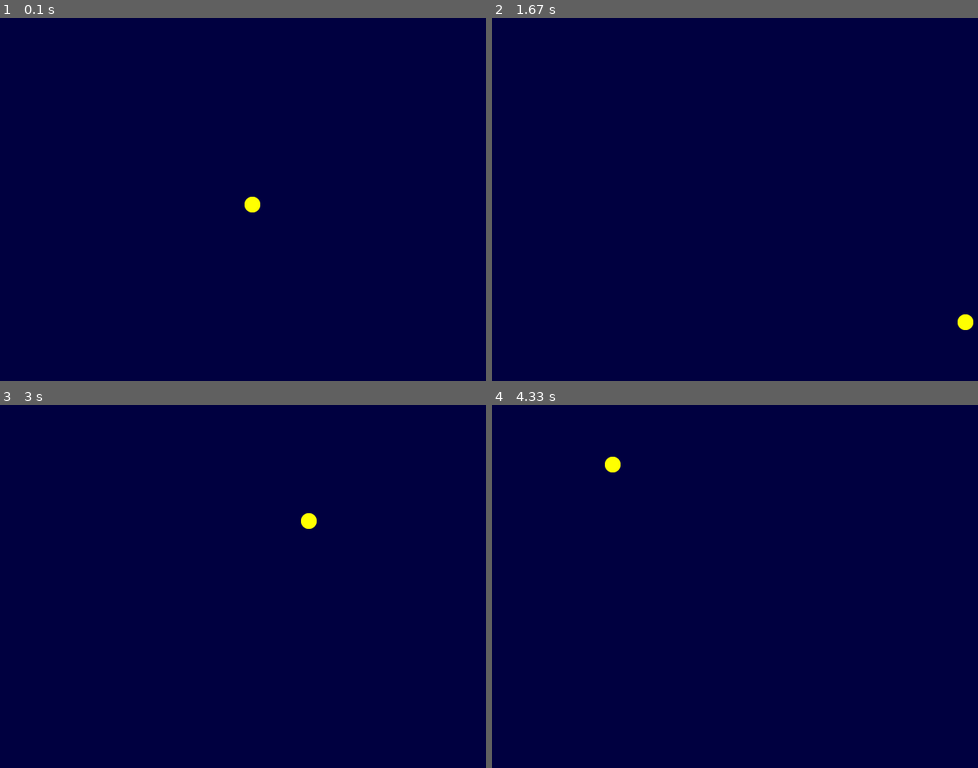
Above: before the commit, frames 1-4 (two rows, left to right).
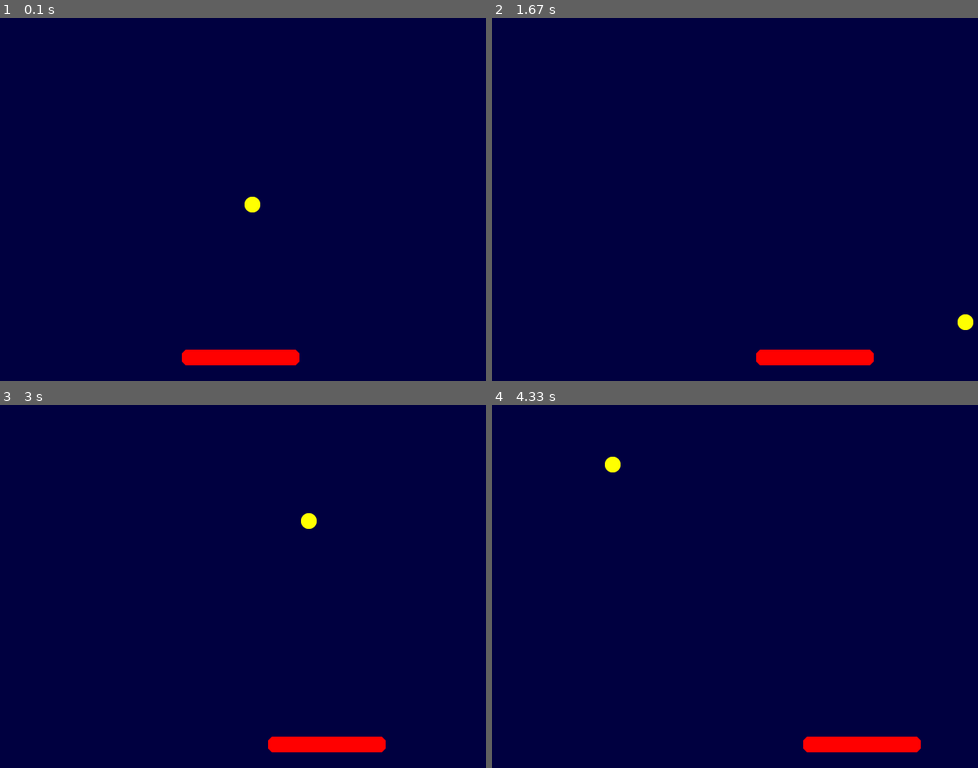
Above: after the commit, the same moments.

Repository: NeasakaSolutions/Pygame
Game: pygame game, started from Curso/C04.py
The game is run twice, just before and just after one commit, with the same random seed, the same clock (stepped at 60 frames per second) and the same inputs.
Inputs:
- Up to frame 1 (0.1 s): no input
- Up to frame 2 (1.67 s): hold Right 0.33-0.8 s; hold Right 0.83-1.3 s; hold Left from 1.33 s (still down)
- Up to frame 3 (3 s): release Left at 1.87 s; hold Left 1.9-2.3 s; hold Right 2.33-2.97 s
- Up to frame 4 (4.33 s): hold Left 3-3.47 s; hold Right 3.5-3.97 s; hold Right from 4 s (still down)

The runs differ from the first frame. In frame 1, 1.0% of the frame differs, in the area x 37-62%, y 91-96%; in frame 2, 1.0%; in frame 3, 1.0%; in frame 4, 1.0%.

Commit message:
Se actualizaron las notas con los nuevos eventos y se agrego el comportamiento de la paleta

Diff:
--- a/Curso/C04.py
+++ b/Curso/C04.py
@@ -20,6 +20,7 @@
     # Funcion constructor
     def __init__(self):
         '''Contructor que recibe al constructor padre.'''
+
         pygame.sprite.Sprite.__init__(self)
         # Carga de la imagen:
         self.image = pygame.image.load('Curso/Imagenes/bolita.png')
@@ -48,15 +49,50 @@
         # Mover con base a posicion actual y velocidad
         self.rect.move_ip(self.speed)
 
+# Creacion de la bola
+class Paleta(pygame.sprite.Sprite):
+    '''Clase para la manipulacion de la paleta'''
+
+    # Funcion constructor
+    def __init__(self):
+        '''Contructor que recibe al constructor padre.'''
+
+        pygame.sprite.Sprite.__init__(self)
+        # Carga de la imagen:
+        self.image = pygame.image.load('Curso/Imagenes/paleta.png')
+        # Obtener el rectangulo de la imagen:
+        self.rect = self.image.get_rect()
+        # Posicion inicial centrada en la pantalla en x:
+        self.rect.midbottom = (ancho / 2, alto - 20)
+        # Establecer velocidad:
+        self.speed = [0, 0]
+
+    def update(self, evento):
+        '''Funcion que recibe informacion del evento en teclado y manipula la paleta'''
+
+        # Buscar si se presiono alguna tecla
+        if evento.key == pygame.K_LEFT and self.rect.left > 0:
+            self.speed = [-5, 0]
+        elif evento.key == pygame.K_RIGHT and self.rect.right < ancho:
+            self.speed = [5, 0]
+        else:
+            self.speed = [0, 0]
+
+        # Mover con base a posicion actual y velocidad
+        self.rect.move_ip(self.speed)
+
 # Creacion de la ventana
 pantalla = pygame.display.set_mode((ancho, alto))
 # Nombre de la ventana
 pygame.display.set_caption('Juego de ladrillos')
 # Crear el reloj:
 reloj = pygame.time.Clock()
+# Ajustar repeticion de la paleta:
+pygame.key.set_repeat(30)
 
 # Iteracion del objeto
 bolita = Bolita()
+paleta = Paleta()
 
 while True:
     # Establecer los FPS:
@@ -67,6 +103,9 @@
         if evento.type == QUIT:
             pygame.quit()
             sys.exit()
+        # Buscar eventos del teclado:
+        elif evento.type == pygame.KEYDOWN:
+            paleta.update(evento)
 
     # Actualizar posicion de la bolita:
     bolita.update()
@@ -74,5 +113,7 @@
     pantalla.fill(color_azul)
     # Dibujar bolita en pantalla:
     pantalla.blit(bolita.image, bolita.rect)
+    # Dibujar paleta en pantalla:
+    pantalla.blit(paleta.image, paleta.rect)
     # La ventana se actualizara
     pygame.display.update()
--- a/Curso/NOTAS.txt
+++ b/Curso/NOTAS.txt
@@ -34,3 +34,9 @@
 midleft
 
 -------------------------------------------------------------------------------------------------------------------------------------------------------------------------------------------
+
+EVENTOS:
+pygame.KEYDOWN == Se produce al presionar alguna tecla
+evento.key == Muestra que tecla esta presionada
+
+el evento KEYDOWN se puede controlar el tiempo con == pygame.key.set_repeat(retraso_ms)
